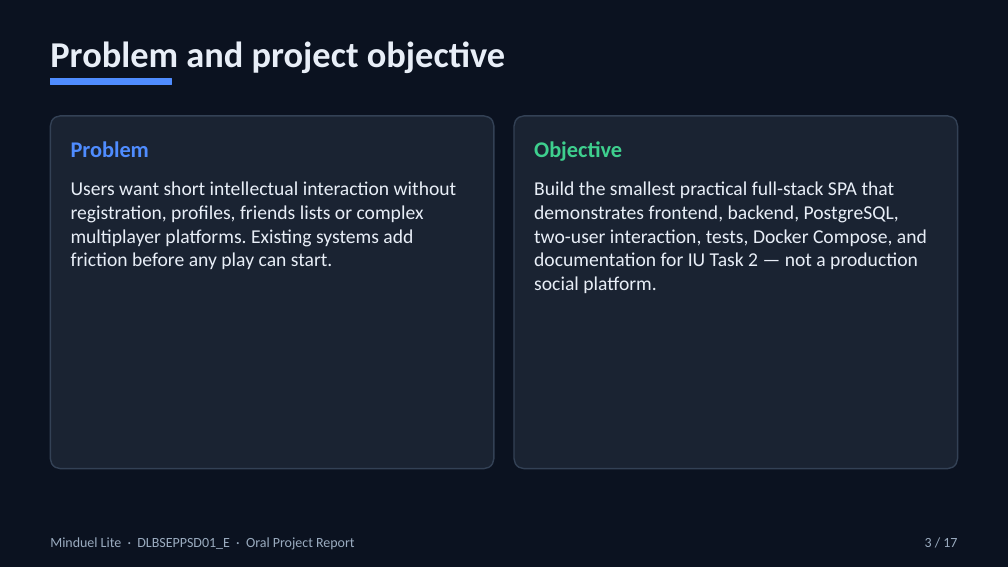
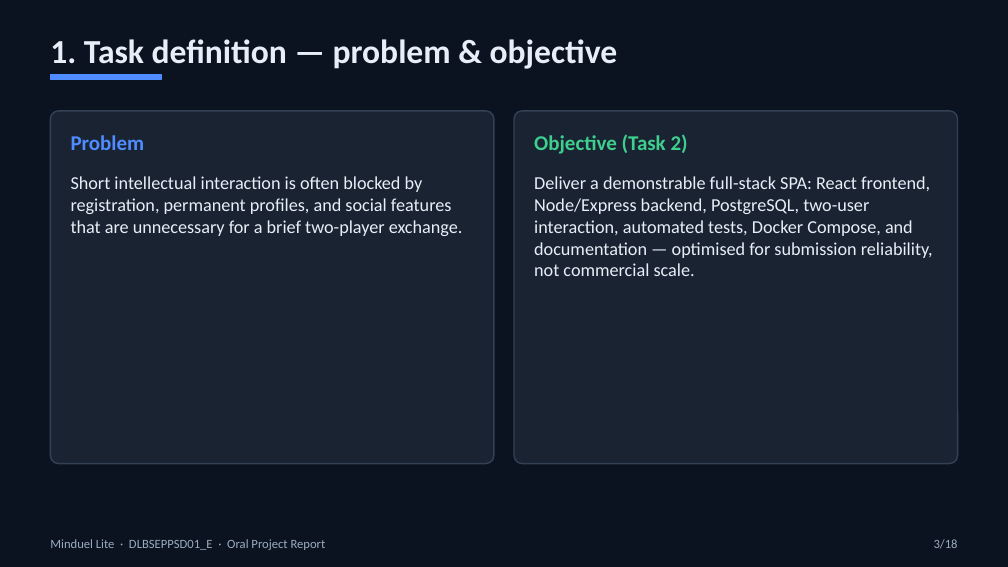
Before and after one commit to MahmoudBKanaan/MiduelLite, a slide deck: slide 3 of docs/presentation/MinduelLite-Oral-Project-Report.pptx. Drawn at 1008x567 pixels with LibreOffice and Linux fonts; fonts in the diff are those of the drawing. Boxes give left, top, right and bottom in pixels: in the first picture for what was removed or moved away, otherwise in the second. Text is boxed around its words. In the diff, an @@ line names an element or a change of style, - is before the commit and + after.

Commit message:
Strengthen oral presentation: APA figures/bibliography, GitHub title block, process focus.

```diff
--- a/docs/presentation/MinduelLite-Oral-Project-Report.pptx
+++ b/docs/presentation/MinduelLite-Oral-Project-Report.pptx
@@ text at (x1=50, y1=39, x2=618, y2=69): text changed; size 26 to 24 pt @@
-Problem and project objective
+1. Task definition — problem & objective
@@ rectangle resized from (x1=50, y1=79, x2=171, y2=85) to (x1=50, y1=75, x2=161, y2=80) @@
@@ rounded rectangle moved from (x1=50, y1=116, x2=494, y2=469) to (x1=50, y1=111, x2=494, y2=464) @@
@@ rounded rectangle at (x1=50, y1=111, x2=494, y2=464): proportions changed @@
@@ rounded rectangle moved from (x1=514, y1=116, x2=958, y2=469) to (x1=514, y1=111, x2=958, y2=464) @@
@@ rounded rectangle at (x1=514, y1=111, x2=958, y2=464): proportions changed @@
@@ text "Problem" at (x1=71, y1=135, x2=145, y2=150): size 16 to 15 pt @@
@@ text at (x1=534, y1=134, x2=688, y2=154): text changed; size 16 to 15 pt @@
-Objective
+Objective (Task 2)
@@ text at (x1=71, y1=176, x2=463, y2=236): text changed; size 14 to 13 pt @@
-Users want short intellectual interaction without registration, profiles, friends lists or complex multiplayer platforms. Existing systems add friction before any play can start.
+Short intellectual interaction is often blocked by registration, permanent profiles, and social features that are unnecessary for a brief two-player exchange.
@@ text at (x1=534, y1=176, x2=933, y2=276): text changed; size 14 to 13 pt @@
-Build the smallest practical full-stack SPA that demonstrates frontend, backend, PostgreSQL, two-user interaction, tests, Docker Compose, and documentation for IU Task 2 — not a production social platform.
+Deliver a demonstrable full-stack SPA: React frontend, Node/Express backend, PostgreSQL, two-user interaction, automated tests, Docker Compose, and documentation — optimised for submission reliability, not commercial scale.
@@ text "Minduel Lite · DLBSEPPSD01_E · ..." at (x1=50, y1=539, x2=326, y2=550): size 10 to 9 pt @@
@@ text at (x1=934, y1=539, x2=958, y2=549): text changed; size 10 to 9 pt @@
-3 / 17
+3/18
```
Also in this commit, not shown: 8 other slides changed, 9 slides added, 8 slides removed, 2 other files.
